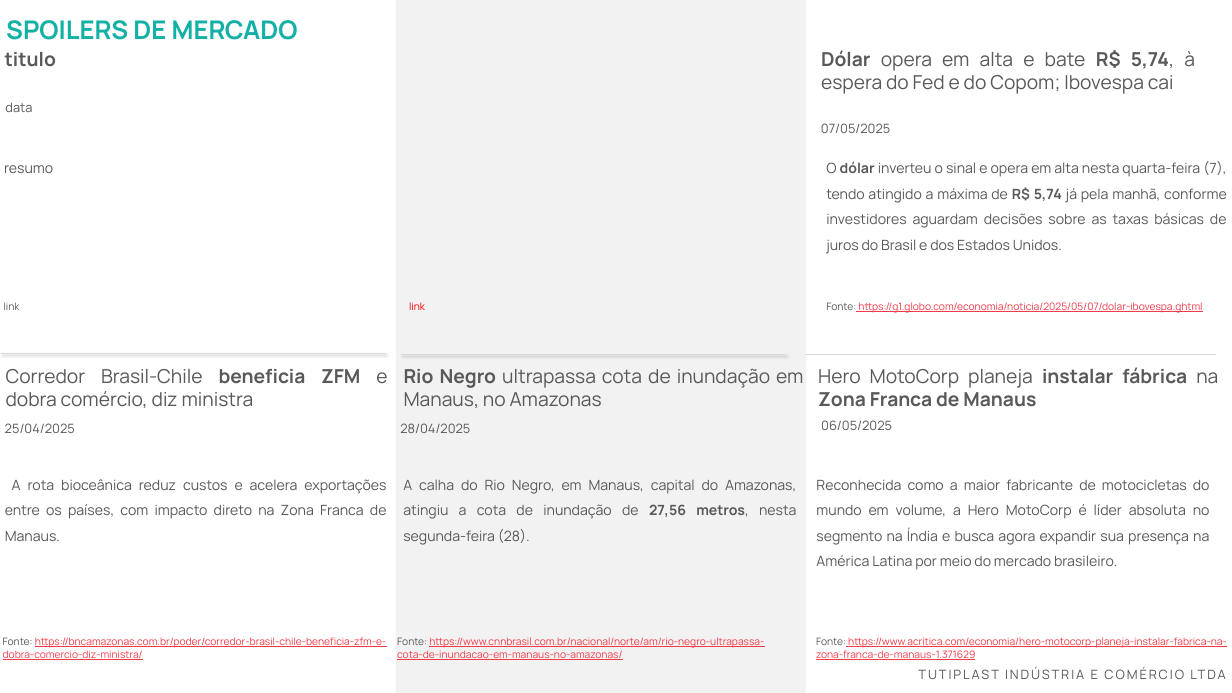
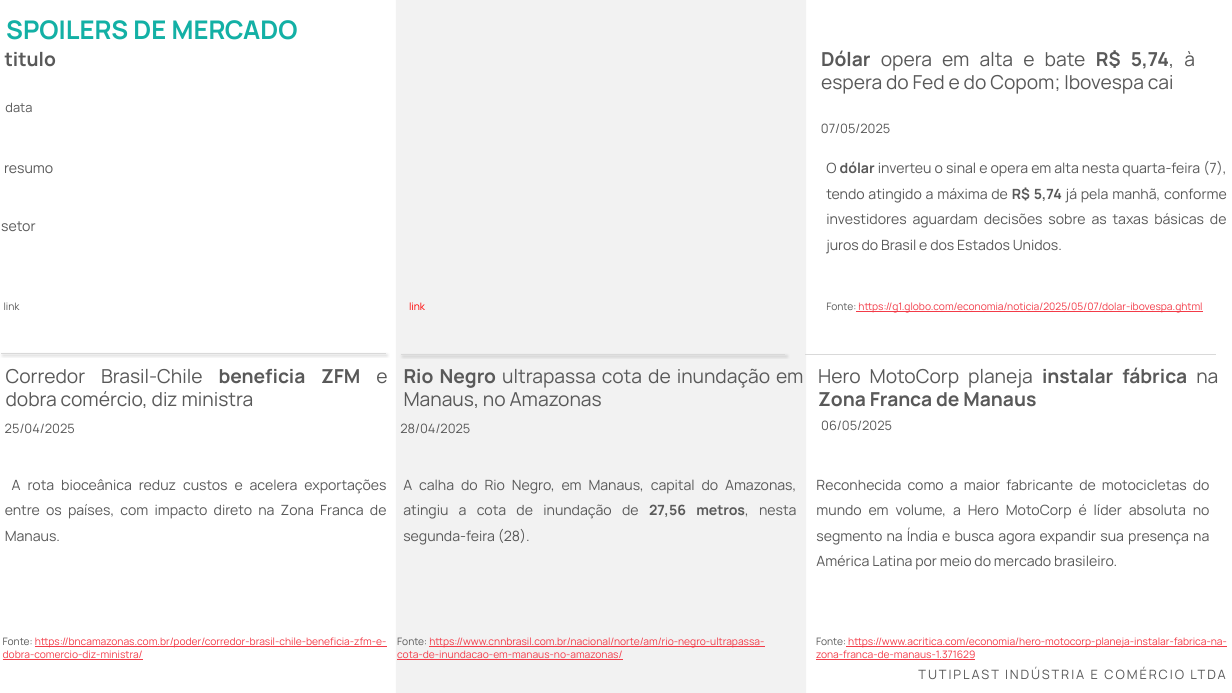
Before and after one commit to kamilypl/API-Python, a slide deck: slide 2 of template.pptx. Drawn at 1232x693 pixels with LibreOffice and Linux fonts; fonts in the diff are those of the drawing; background and template pictures are left out. Boxes give left, top, right and bottom in pixels: in the first picture for what was removed or moved away, otherwise in the second. Text is boxed around its words. In the diff, an @@ line names an element or a change of style, - is before the commit and + after.

Commit message:
Descreva o que mudou, ex: Ajusta geração de slides

```diff
--- a/template.pptx
+++ b/template.pptx
@@ text added at [1,221,35,231], 22 pt, text #595959 @@
+setor
```
